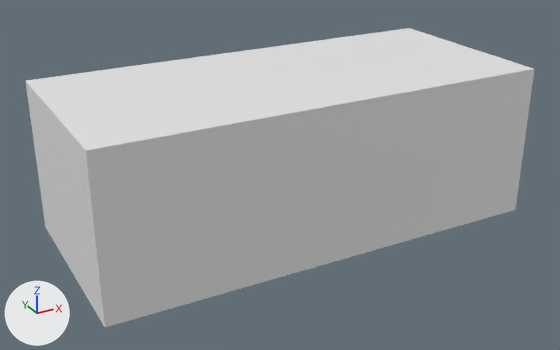
The glTF model Model3d/glb/C04-00031C.glb: old version first, new version second.
Both versions are drawn from a camera (50 mm lens) standing at (-0.00084, -0.00343, 0.00237) and looking at (0.00137, 0.00058, 0.00036). The axes (+X, +Y, +Z) are drawn at lower left. The lights are the same throughout. The older version comes first. Where no turn or scale is listed for an object, it has been applied to the vertices. Vertices at exactly the same position are counted once.

Names of what the first picture shows: 'OpenSCAD Model'.
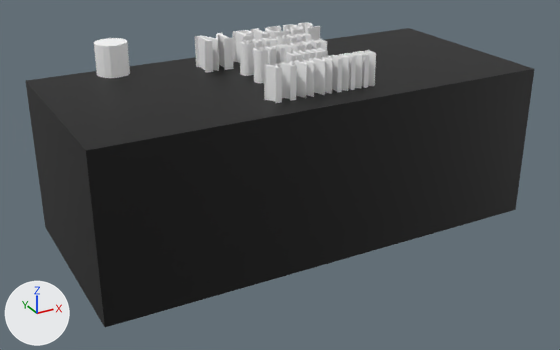
Pixel boxes [x1, y1, x2, y2] of what changed, in the pictures (560 x 350 px):
'OpenSCAD Model', reshaped
    before: [26, 28, 534, 327]
    after: [26, 23, 534, 327]
part 1 of me_openscad_model, added
    after: [26, 23, 533, 150]
part 2 of me_openscad_model, recoloured (white to black)
    both: [26, 69, 534, 327]

The change, as a diff of the scene's bpy script:
```diff
--- a/Model3d/glb/C04-00031C.glb.py
+++ b/Model3d/glb/C04-00031C.glb.py
@@ mat_color_1 @@
+mat_color_1 = principled_material('Color 1')
+mat_color_1.base_color = (0.0, 0.0, 0.0)  # black #000000
@@ mat_color_2 @@
+mat_color_2 = principled_material('Color 2')
+mat_color_2.base_color = (1.0, 1.0, 1.0)  # white #ffffff
@@ me_openscad_model @@
 # used by ob_openscad_model
-me_openscad_model.from_pydata(...)  # 8 vertices, 12 faces; spans x 0.0..0.0029, y 0.0..0.0013, z 0.0..0.001
+me_openscad_model.from_pydata(...)  # 1506 vertices, 3008 faces; spans x 0.0..0.0029, y 0.0..0.0013, z 0.0..0.0012
+# me_openscad_model part 1: 1498 vertices added at x 0.00041..0.00187, y 0.00018..0.00129, z 0.001..0.0012
+# me_openscad_model part 2: 10 faces spanning x 0.0..0.0029, y 0.0..0.0013, z 0.0..0.001 switch from no material to mat_color_1 (black #000000)
+me_openscad_model.materials.append(mat_color_2)  # white #ffffff
```
